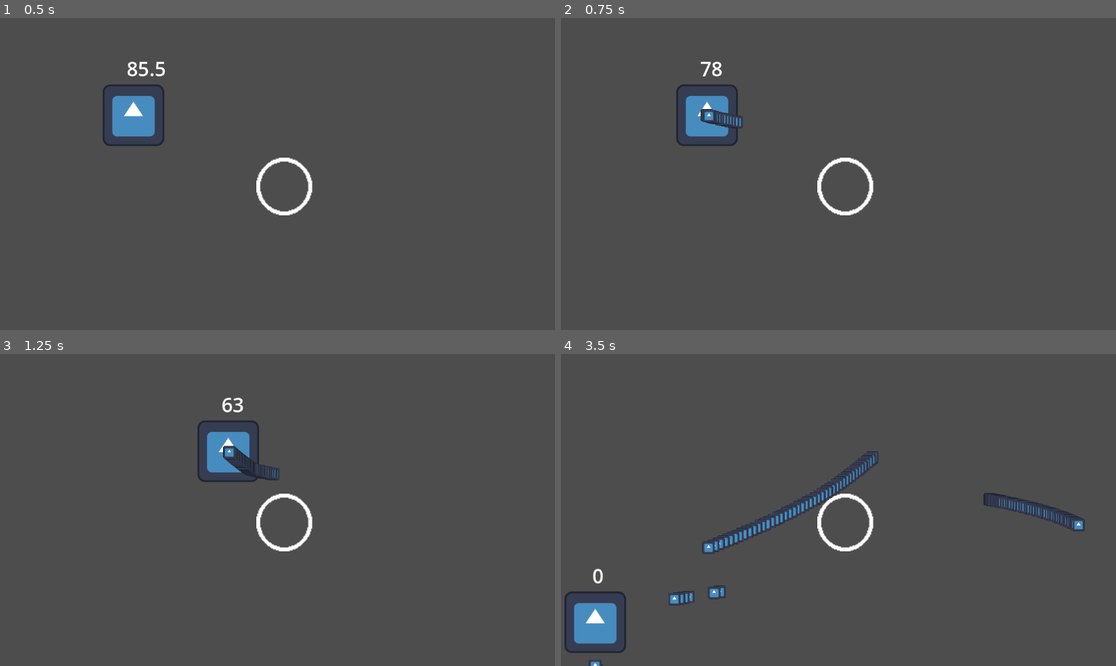
Above: before the commit, frames 1-4 (two rows, left to right).
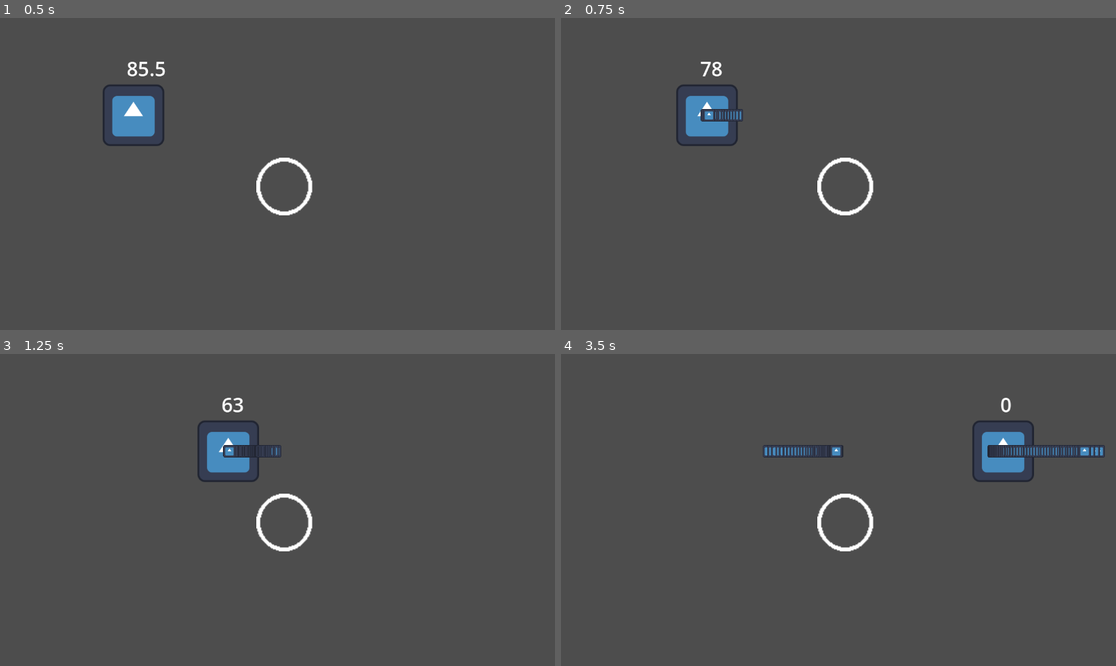
Above: after the commit, the same moments.

Repository: Ninesliced/globalgamejam2025
Game: Godot game, scene res://scenes/main.tscn
Same seed, same stepped clock (60 frames per second), same inputs: the game is played once before the commit and once after it. The engine's default icon, where the game draws it, is replaced by a stand-in: a white triangle on a blue panel in a dark square.
Inputs (mouse positions are in pixels of both pictures, inside the frame that each line leads up to):
- Up to frame 1 (0.5 s): no input
- Up to frame 2 (0.75 s): tap Enter (ui_accept) at 0.5 s; move the mouse to (960, 158) at 0.52 s; press the mouse at (960, 158) at 0.53 s; hold D (right) from 0.53 s (still down)
- Up to frame 3 (1.25 s): keep holding D (right); tap Enter (ui_accept) at 0.77 s
- Up to frame 4 (3.5 s): move the mouse to (727, 525) at 1.27 s; release the mouse at (727, 525) at 1.28 s; right-click (727, 525) at 1.35 s; tap Enter (ui_accept) at 1.52, 3.02 s; click (727, 525) at 1.55 s; move the mouse to (894, 441) at 2.02 s; release D (right) at 2.03 s; press the mouse at (894, 441) at 2.03 s; hold A (left) 2.03-2.78 s; move the mouse to (810, 572) at 2.77 s; release the mouse at (810, 572) at 2.78 s; hold D (right) from 2.78 s (still down); click (810, 572) at 2.85 s

Frame 1 is identical in both runs. In frame 2, 0.2% of the frame differs, in the area x 25-33%, y 29-36%; in frame 3, 0.5%; in frame 4, 5.0%, in the area x 0-98%, y 14-100%.

Commit message:
refactor shooting mechanic to be adapated without mouse

Diff:
--- a/project.godot
+++ b/project.godot
@@ -14,6 +14,7 @@
 run/main_scene="res://scenes/main.tscn"
 config/features=PackedStringArray("4.3", "GL Compatibility")
 config/icon="res://icon.svg"
+"<<<<<<<HEAD[display]window/stretch/mode"="canvas_items"
 
 [autoload]
 
@@ -32,6 +33,7 @@
 "events": [Object(InputEventMouseButton,"resource_local_to_scene":false,"resource_name":"","device":-1,"window_id":0,"a …(259 unchanged characters)…
 , Object(InputEventJoypadButton,"resource_local_to_scene":false,"resource_name":"","device":-1,"button_index":1,"pressure":0.0,"pressed":false,"script":null)
 , Object(InputEventJoypadButton,"resource_local_to_scene":false,"resource_name":"","device":-1,"button_index":0,"pressure":0.0,"pressed":false,"script":null)
+, Object(InputEventKey,"resource_local_to_scene":false,"resource_name":"","device":-1,"window_id":0,"alt_pressed":false,"shift_pressed":false,"ctrl_pressed":false,"meta_pressed":false,"pressed":false,"keycode":0,"physical_keycode":67,"key_label":0,"unicode":99,"location":0,"echo":false,"script":null)
 ]
 }
 dash={
@@ -46,24 +48,28 @@
 "deadzone": 0.5,
 "events": [Object(InputEventKey,"resource_local_to_scene":false,"resource_name":"","device":-1,"window_id":0,"alt_press …(192 unchanged characters)…
 , Object(InputEventJoypadMotion,"resource_local_to_scene":false,"resource_name":"","device":-1,"axis":0,"axis_value":-1.0,"script":null)
+, Object(InputEventKey,"resource_local_to_scene":false,"resource_name":"","device":-1,"window_id":0,"alt_pressed":false,"shift_pressed":false,"ctrl_pressed":false,"meta_pressed":false,"pressed":false,"keycode":0,"physical_keycode":4194319,"key_label":0,"unicode":0,"location":0,"echo":false,"script":null)
 ]
 }
 right={
 "deadzone": 0.5,
 "events": [Object(InputEventKey,"resource_local_to_scene":false,"resource_name":"","device":-1,"window_id":0,"alt_press …(192 unchanged characters)…
 , Object(InputEventJoypadMotion,"resource_local_to_scene":false,"resource_name":"","device":-1,"axis":0,"axis_value":1.0,"script":null)
+, Object(InputEventKey,"resource_local_to_scene":false,"resource_name":"","device":-1,"window_id":0,"alt_pressed":false,"shift_pressed":false,"ctrl_pressed":false,"meta_pressed":false,"pressed":false,"keycode":0,"physical_keycode":4194321,"key_label":0,"unicode":0,"location":0,"echo":false,"script":null)
 ]
 }
 up={
 "deadzone": 0.5,
 "events": [Object(InputEventKey,"resource_local_to_scene":false,"resource_name":"","device":-1,"window_id":0,"alt_press …(192 unchanged characters)…
 , Object(InputEventJoypadMotion,"resource_local_to_scene":false,"resource_name":"","device":-1,"axis":1,"axis_value":-1.0,"script":null)
+, Object(InputEventKey,"resource_local_to_scene":false,"resource_name":"","device":-1,"window_id":0,"alt_pressed":false,"shift_pressed":false,"ctrl_pressed":false,"meta_pressed":false,"pressed":false,"keycode":0,"physical_keycode":4194320,"key_label":0,"unicode":0,"location":0,"echo":false,"script":null)
 ]
 }
 down={
 "deadzone": 0.5,
 "events": [Object(InputEventKey,"resource_local_to_scene":false,"resource_name":"","device":-1,"window_id":0,"alt_press …(192 unchanged characters)…
 , Object(InputEventJoypadMotion,"resource_local_to_scene":false,"resource_name":"","device":-1,"axis":1,"axis_value":1.0,"script":null)
+, Object(InputEventKey,"resource_local_to_scene":false,"resource_name":"","device":-1,"window_id":0,"alt_pressed":false,"shift_pressed":false,"ctrl_pressed":false,"meta_pressed":false,"pressed":false,"keycode":0,"physical_keycode":4194322,"key_label":0,"unicode":0,"location":0,"echo":false,"script":null)
 ]
 }
 
--- a/scenes/actors/player/player.tscn
+++ b/scenes/actors/player/player.tscn
@@ -28,6 +28,7 @@
 script = ExtResource("1_brhlp")
 speed = 350.0
 friction = 1500.0
+play_mode = 0
 
 [node name="CollisionShape2D" type="CollisionShape2D" parent="."]
 shape = SubResource("RectangleShape2D_gs3qp")
--- a/scenes/actors/player/shoot_component.gd
+++ b/scenes/actors/player/shoot_component.gd
@@ -26,10 +26,15 @@
 func handle_weapon_shoot():
 	if _weapons.size() == 0:
 		return
-
 	var weapon = _weapons[0]
 	var direction : Vector2 = Vector2(1,0)
-	direction = global_position.direction_to(get_global_mouse_position())
+
+	if player.play_mode == Global.PlayMode.MOUSE:
+		direction = global_position.direction_to(get_global_mouse_position())
+
+	if player.play_mode == Global.PlayMode.EIGHT_WAY:
+		var vec = Input.get_vector("left", "right", "up", "down") # SCOTCH FAIRE UNE FONC GLOBAL POUR CA
+		direction = vec.normalized()
 	weapon.handle_shoot(direction)
 	pass
 
